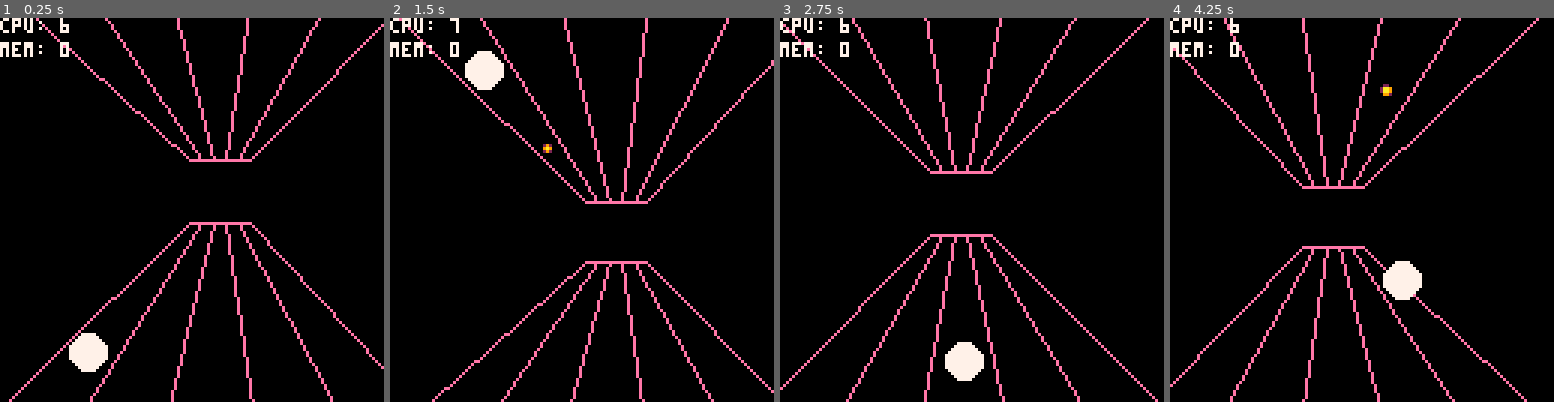
Above: before the commit, frames 1-4 (left to right).
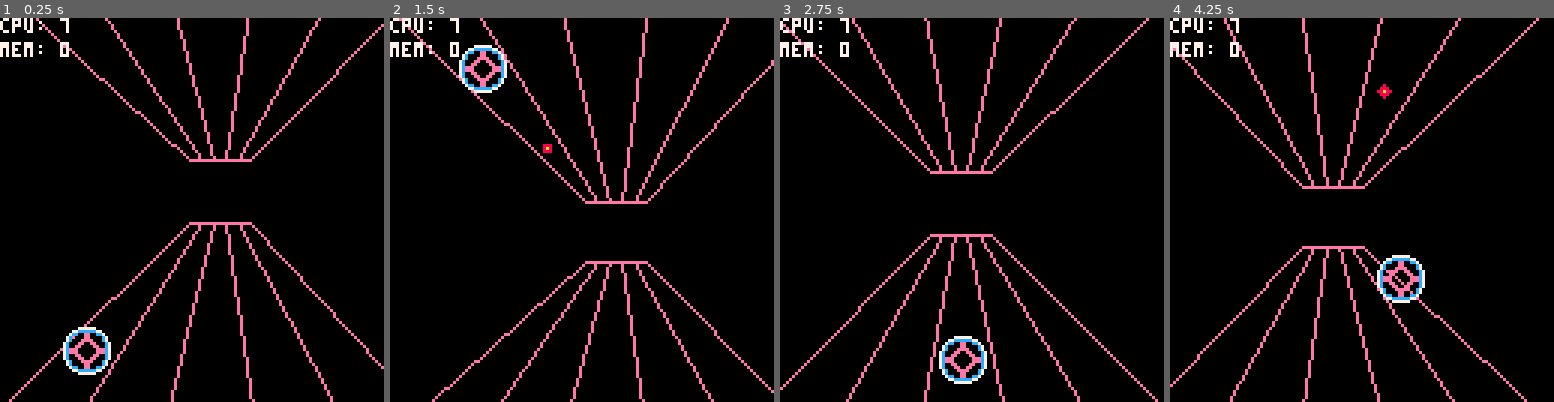
Above: after the commit, the same moments.

Repository: tesselode/web-pilot
Game: PICO-8 cartridge t1k.p8
Same seed, same stepped clock (60 frames per second), same inputs: the game is played once before the commit and once after it.
Inputs:
- Up to frame 1 (0.25 s): no input
- Up to frame 2 (1.5 s): tap X (X key) at 0.33, 1.07 s; tap O (Z key) at 0.7 s
- Up to frame 3 (2.75 s): hold Right 1.6-2.1 s; tap O (Z key) at 1.7, 2.1, 2.5 s; tap X (X key) at 1.85 s; hold Right from 2.47 s (still down)
- Up to frame 4 (4.25 s): tap O (Z key) every 0.4 s from 2.9 to 4.1 s; tap X (X key) at 2.97, 4.08 s; release Right at 3.03 s; hold Left 3.08-3.58 s; hold Right from 4.02 s (still down)

The runs differ from the first frame. In frame 1, 1.3% of the frame differs, in the area x 15-29%, y 0-93%; in frame 2, 1.3%; in frame 3, 1.3%; in frame 4, 1.4%, in the area x 15-67%, y 0-75%.

Commit message:
ugly player sprite, very bad

Diff:
--- a/t1k.p8
+++ b/t1k.p8
@@ -78,10 +78,10 @@
 
 function p3d:sprite(sx, sy, sw, sh, cx, cy, z)
 	local cx, cy = self:to2d(cx, cy, z)
-	local dx = cx - sw/2 * z
-	local dy = cy - sh/2 * z
-	local dw = sw * z
-	local dh = sh * z
+	local dx = cx - sw/2 * (z / .9)
+	local dy = cy - sh/2 * (z / .9)
+	local dw = sw * (z / .9)
+	local dh = sh * (z / .9)
 	sspr(sx, sy, sw, sh, dx, dy, dw, dh)
 end
 
@@ -135,7 +135,7 @@
 end
 
 function class.player:draw()
-	p3d:circfill(self.smooth_display_x, 128 - self.y, self.z, 8, 7)
+	p3d:sprite(8, 0, 16, 16, self.display_x, 128 - self.y, self.z)
 end
 
 setmetatable(class.player, {
@@ -215,10 +215,19 @@
 	print('mem: ' .. flr(stat(0) / 1024), 0, 8, 7)
 end
 __gfx__
-00000000000000000000000000000000000000000000000000000000000000000000000000000000000000000000000000000000000000000000000000000000
-00000000000000000000000000022000000000000000000000000000000000000000000000000000000000000000000000000000000000000000000000000000
-00700700000000000000000000299200000000000000000000000000000000000000000000000000000000000000000000000000000000000000000000000000
-000770000000000000000000029aa920000000000000000000000000000000000000000000000000000000000000000000000000000000000000000000000000
-000770000000000000000000029aa920000000000000000000000000000000000000000000000000000000000000000000000000000000000000000000000000
-00700700000000000000000000299200000000000000000000000000000000000000000000000000000000000000000000000000000000000000000000000000
-00000000000000000000000000022000000000000000000000000000000000000000000000000000000000000000000000000000000000000000000000000000
+00000000000007777770000000000000000000000000000000000000000000000000000000000000000000000000000000000000000000000000000000000000
+0000000000077cccccc7700000088000000000000000000000000000000000000000000000000000000000000000000000000000000000000000000000000000
+00700700007cc00ee00cc70000888800000000000000000000000000000000000000000000000000000000000000000000000000000000000000000000000000
+0007700007c0000ee0000c70088aa880000000000000000000000000000000000000000000000000000000000000000000000000000000000000000000000000
+0007700007c000eeee000c70088aa880000000000000000000000000000000000000000000000000000000000000000000000000000000000000000000000000
+007007007c000ee00ee000c700888800000000000000000000000000000000000000000000000000000000000000000000000000000000000000000000000000
+000000007c00ee0000ee00c700088000000000000000000000000000000000000000000000000000000000000000000000000000000000000000000000000000
+000000007ceee000000eeec700000000000000000000000000000000000000000000000000000000000000000000000000000000000000000000000000000000
+000000007ceee000000eeec700000000000000000000000000000000000000000000000000000000000000000000000000000000000000000000000000000000
+000000007c00ee0000ee00c700000000000000000000000000000000000000000000000000000000000000000000000000000000000000000000000000000000
+000000007c000ee00ee000c700000000000000000000000000000000000000000000000000000000000000000000000000000000000000000000000000000000
+0000000007c000eeee000c7000000000000000000000000000000000000000000000000000000000000000000000000000000000000000000000000000000000
+0000000007c0000ee0000c7000000000000000000000000000000000000000000000000000000000000000000000000000000000000000000000000000000000
+00000000007cc00ee00cc70000000000000000000000000000000000000000000000000000000000000000000000000000000000000000000000000000000000
+0000000000077cccccc7700000000000000000000000000000000000000000000000000000000000000000000000000000000000000000000000000000000000
+00000000000007777770000000000000000000000000000000000000000000000000000000000000000000000000000000000000000000000000000000000000
